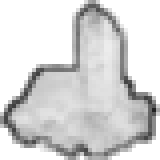
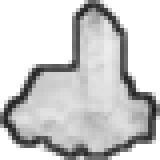
Layer changes from the first 160 x 160 image to the second:
painted on "outline" over [0,0,160,160]
